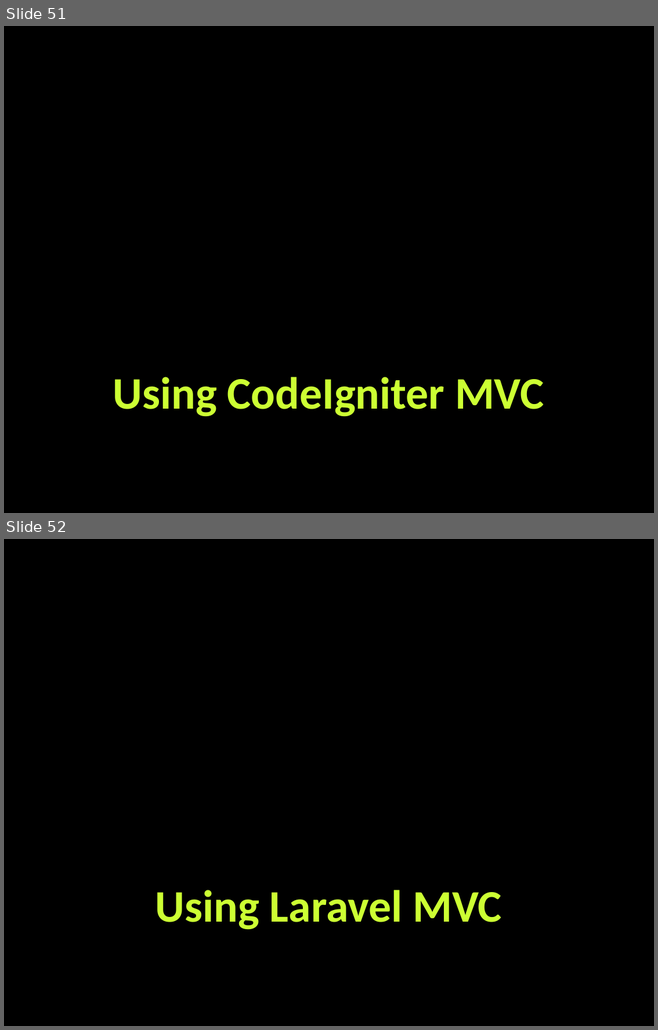
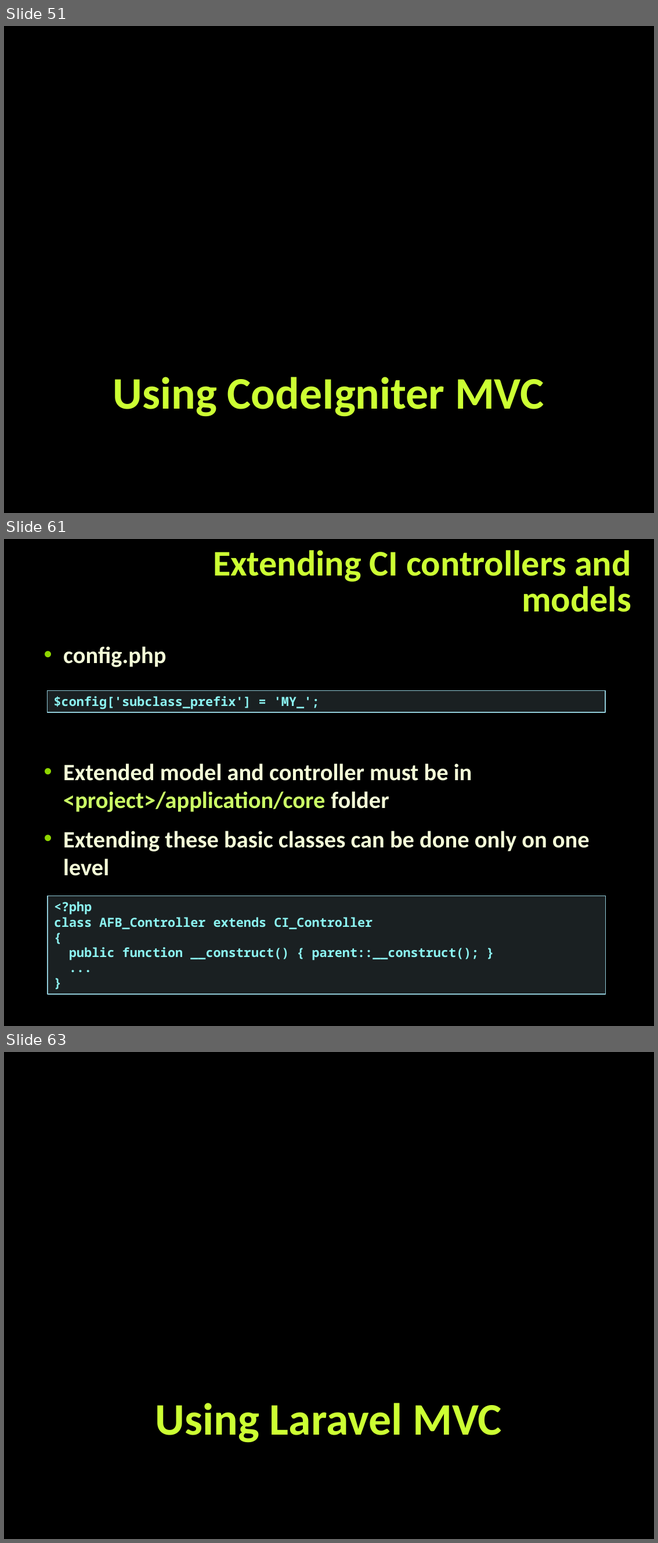
Before and after one commit to tanzhur/PHP_MVC-seminar, a slide deck: PHP_MVC.pptx. Shown one above the other, each under a label of ours: slides 51 and 52 before the commit, slides 51, 61 and 63 after it; the slides between them are not shown. The pictures are 658x1030 and 658x1543 pixels, drawn with LibreOffice and Linux fonts; fonts in the diff are those of the drawing; background and template pictures are left out. Boxes give left, top, right and bottom in pixels: in the first picture for what was removed or moved away, otherwise in the second. Text is boxed around its words. In the diff, an @@ line names an element or a change of style, - is before the commit and + after.

```diff
--- a/PHP_MVC.pptx
+++ b/PHP_MVC.pptx
@@ slide 61 added at box(4, 539, 654, 1026), background picture (left out) @@
@@ title added at box(213, 550, 631, 612), 40 pt, text #CCFF33, bold @@
+Extending CI controllers and models
@@ text added at box(63, 646, 589, 876), 26 pt, text #F4FCD8, bold @@
+  • config.php
+  • Extended model and controller must be in <project>/application/core folder
+  • Extending these basic classes can be done only on one level
@@ rectangle added at box(48, 690, 605, 712), fill #B5DBE5 at 15% opacity, outline #90CAD7 1 pt, 14 pt, text #8CF4F2, bold @@
+$config['subclass_prefix'] = 'MY_';
@@ rectangle added at box(48, 896, 605, 994), fill #B5DBE5 at 15% opacity, outline #90CAD7 1 pt, 14 pt, text #8CF4F2, bold @@
+<?php
+class AFB_Controller extends CI_Controller
+{
+public function __construct() { parent::__construct(); }
+...
+}
@@ what was slide 52 is now slide 63 @@
```
Also in this commit, not shown: 1 slide changed, 10 other slides added.
